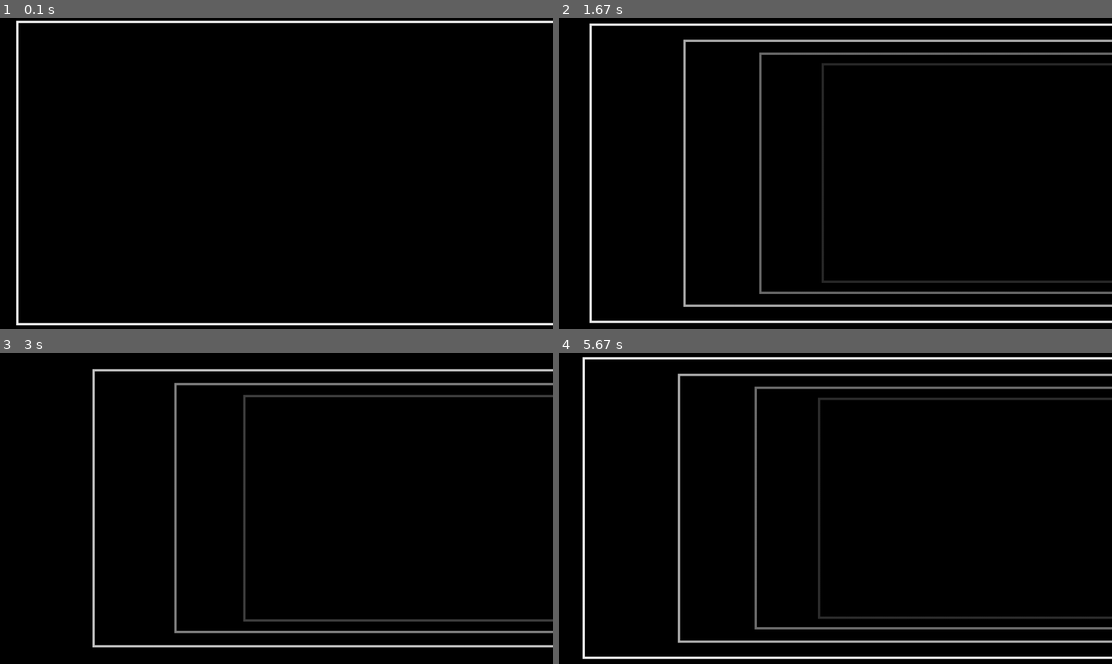
Above: before the commit, frames 1-4 (two rows, left to right).
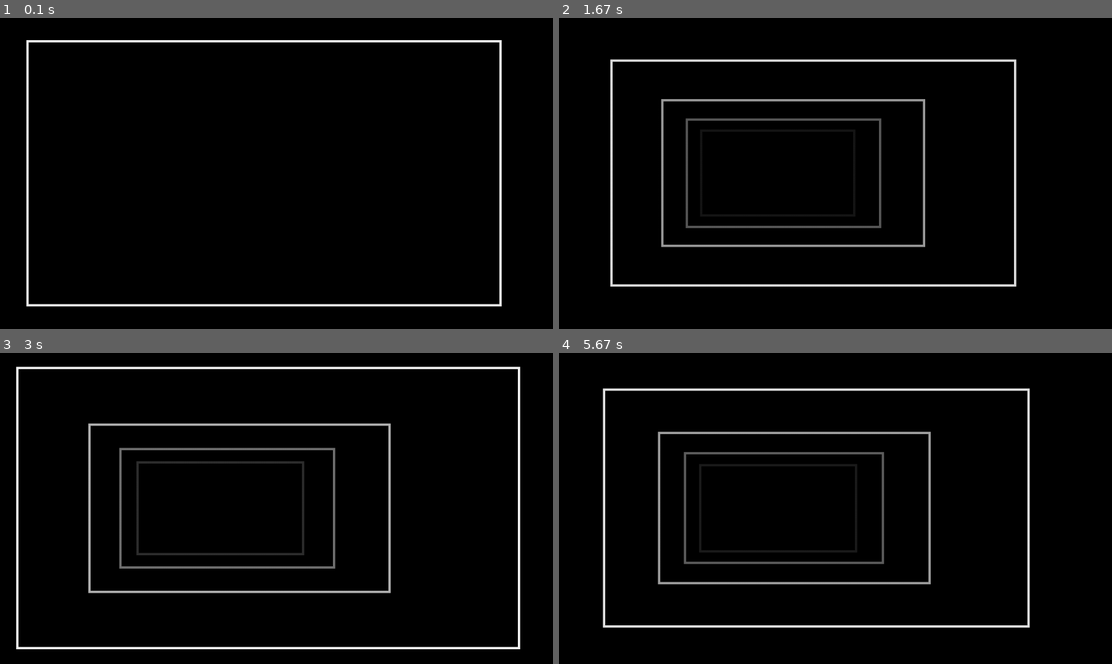
Above: after the commit, the same moments.

Repository: tmntr/Auditory_Game
Game: pygame game, started from New libraries/wobbling.py
Same seed, same stepped clock (60 frames per second), same inputs: the game is played once before the commit and once after it.
Inputs:
- Up to frame 1 (0.1 s): no input
- Up to frame 2 (1.67 s): no input
- Up to frame 3 (3 s): no input
- Up to frame 4 (5.67 s): no input

The runs differ from the first frame. In frame 1, 4.5% of the frame differs, in the area x 2-100%, y 0-99%; in frame 2, 10%; in frame 3, 9.7%; in frame 4, 11%, in the area x 4-100%, y 1-99%.

Commit message:
created disembodied sounds: the game can now instantiate sound emitters with positions but no game object that can either play once or loop

Diff:
--- a/New libraries/gaminandsoundin.py
+++ b/New libraries/gaminandsoundin.py
@@ -38,12 +38,22 @@
         self.sounder = Sounder(self.rectPhys)
         self.gameObject = Wall(self.rectPhys)
 
+class Disembodied:
+    def __init__(self,x,y,soundfile,looping,w0 = 0.3):
+        self.phys = Physical(x,y,w0)
+        self.sounder = Sounder(self.phys,looping)
+        self.sounder.set_sound_as_file(soundfile)
+
+
+
+
 
 
 class Game:
     def __init__(self,user):
         self.user = user
         self.sounders = []
+        self.disembodiedsounds = []
         self.links = []
         self.running = True
 
@@ -54,6 +64,13 @@
 
         self.user.player.control(keys,deltatime)
         self.user.player.update(self.sounders)
+
+        killlist = []
+        for item in self.disembodiedsounds:
+            if item.sounder.done:
+                killlist.append(item)
+        for item in killlist:
+            self.disembodiedsounds.remove(item)
 
 
 #        print(self.user.player.phys.y)
@@ -78,6 +95,11 @@
         apy = -1 * y + REALHEIGHT / 2
         pygame.draw.circle(screen, 'blue', (apx * MULTIPLIER, apy * MULTIPLIER), 1)
 
+    def one_time_play(self,x,y,soundname):
+        self.disembodiedsounds.append(Disembodied(x, y, soundname,False))
+
+    def add_disembodied_voice(self,x,y,soundname):
+        self.disembodiedsounds.append(Disembodied(x, y, soundname,True))
 
     def draw(self,screen):
 
@@ -92,6 +114,8 @@
 
     def sound(self):
         for thing in self.sounders:
+            thing.sounder.cycle(self.user.head)
+        for thing in self.disembodiedsounds:
             thing.sounder.cycle(self.user.head)
         self.user.head.listen()
 
@@ -117,7 +141,7 @@
 theGame.add_switch(-1,1,True,'nestednicewaves.wav')
 
 theGame.link(0,1)
-
+theGame.one_time_play(0,0,"nestedpianoc.wav")
 
 def pygameCycle(game):
     time0 = 0
--- a/New libraries/sounding.py
+++ b/New libraries/sounding.py
@@ -61,7 +61,7 @@
 
 
 class Sounder:
-    def __init__(self,phys):
+    def __init__(self,phys,looping = True):
         self.sound = np.array([])
         self.lsound = np.array([])
         self.rsound = np.array([])
@@ -72,6 +72,8 @@
         self.nextimportantframe = 0
         self.profiler = Profiler(phys)
         self.updatespeed = SR//20
+        self.looping = looping
+        self.done = False
 
 
     def set_sound_as_file(self,filename):
@@ -124,7 +126,12 @@
                 if self.index >= len(self.sound):
                     self.playing = False
             self.index += 1
-        self.index %= len(self.sound)
+        if self.index > len(self.sound):
+            if self.looping:
+                self.index = 0
+            else:
+                self.done = True
+
 
     def start(self):
         self.playing = True
@@ -191,10 +198,10 @@
         '''if random.randint(1,100) == 1 and isinstance(self.phys,Physical):
             print(factor)'''
         if factor < 0:
-            print("meep")
+
             newsample = ffting.triangleboostfreq(soundsample,2000,5000,2,700,20*factor)
         else:
-            print("moop")
+
             newsample = soundsample
         return newsample
 
@@ -204,11 +211,11 @@
             samplel = sample
             samplel = self.invsquare(samplel,listener.physl)
             samplel = self.attenuateoverdistance(samplel,listener.physl,'air')
-            samplel = self.hrtf(samplel,listener.physl)
+            #samplel = self.hrtf(samplel,listener.physl)
             sampler = sample
             sampler = self.invsquare(sampler,listener.physr)
             sampler = self.attenuateoverdistance(sampler,listener.physr,'air')
-            sampler = self.hrtf(sampler,listener.physr)
+            #sampler = self.hrtf(sampler,listener.physr)
         else:
             sample = self.invsquare(sample,listener.phys)
             sample = self.attenuateoverdistance(sample,listener.phys,'air')
--- a/New libraries/wobbling.py
+++ b/New libraries/wobbling.py
@@ -1,7 +1,7 @@
 import pygame
 import time
 
-numberofwobbles =4
+numberofwobbles = 4
 
 SCREENWIDTH = 1600*3/4
 SCREENHEIGHT = 900*3/4
@@ -33,7 +33,7 @@
         if self.forward > 0:
             return (self.x**2+self.y**2+self.z**2)**0.5
         else:
-            return (self.x**2+self.y**2+(MAXDISTANCE-self.z**2))**0.5
+            return (self.x**2+self.y**2+(MAXDISTANCE-self.z)**2)**0.5
     def cycle(self,time=0):
         self.age += time
         self.x += self.right*time
@@ -54,8 +54,8 @@
 
 
 
-forward = 0.125*1
-right = 1
+forward = 0.125*8
+right = -1
 
 wobbles = [Wobble(screen,forward,right)]
 
@@ -63,6 +63,9 @@
 time1 = time.time()
 
 while True:
+    for event in pygame.event.get():
+        if event.type == pygame.QUIT:
+            pygame.quit()
     #thinking
     time0 = time.time()
     deltatime = time0 - time1
--- a/pyaudio test.py
+++ b/pyaudio test.py
@@ -68,10 +68,10 @@
     stream.write(output_bytes)
 
 
-def generatetone(f=440.0, dur=10, v=0.125):
+def generatetone(f=440.0, dur=30, v=0.125):
     sr = 44000
     frames = int(sr * dur)
-    sinesamples = [(v * (math.sin(2 * math.pi * i * (f)/sr))) for i in range(frames)]
+    sinesamples = [(v * (math.sin(2 * math.pi * i * (f+math.sin(i/128))/sr))) for i in range(frames)]
     return sinesamples
 
 '''def generatesawtooth(f=440.0, dur=20, v=0.125):
Not shown, added: New libraries/nestedpianoc.wav
